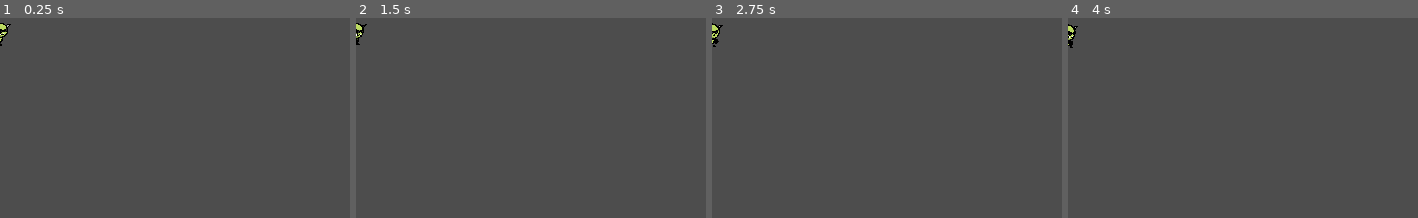
Above: before the commit, frames 1-4 (left to right).
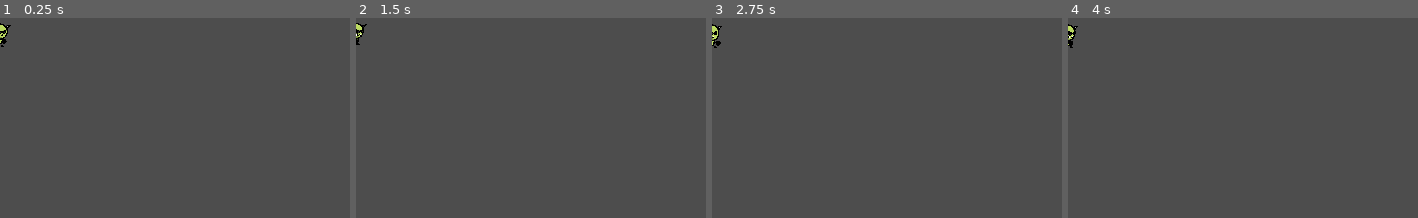
Above: after the commit, the same moments.

Repository: thalyssonDEV/chaotic-cupid
Game: Godot game, scene res://entities/enemies/enemy2(green)/enemy_green.tscn
Same seed, same stepped clock (60 frames per second), same inputs: the game is played once before the commit and once after it. The project has no main scene, so this scene is started directly.
Inputs:
- Up to frame 1 (0.25 s): no input
- Up to frame 2 (1.5 s): hold D (ui_right) 0.53-1.28 s; hold S (ui_down) from 1.28 s (still down)
- Up to frame 3 (2.75 s): release S (ui_down) at 2.03 s; hold D (ui_right) from 2.03 s (still down)
- Up to frame 4 (4 s): release D (ui_right) at 2.78 s; hold W (ui_up) 2.78-3.53 s; hold A (ui_left) from 3.53 s (still down)
The pictures show only the part of the screen within x 0-50%, y 0-50%; the shares and areas given below are measured in that part.

The runs differ from the first frame. In frame 1, 0.1% of the frame differs, in the area x 0-4%, y 2-15%; in frame 2, nothing differs; in frame 3, 0.1%; in frame 4, nothing differs.
Error after the commit: Invalid access to property or key 'global_position' on a base object of type 'Nil'. (res://entities/enemies/scripts/enemy.gd:25)

Commit message:
feat: basic implementation of the enemies move

Diff:
--- a/entities/enemies/enemy1(red)/enemy_red.tscn
+++ b/entities/enemies/enemy1(red)/enemy_red.tscn
@@ -1,6 +1,7 @@
-[gd_scene load_steps=21 format=3 uid="uid://dk880qg0jnk8k"]
+[gd_scene load_steps=22 format=3 uid="uid://dk880qg0jnk8k"]
 
 [ext_resource type="Texture2D" uid="uid://b4k3r0fj6r6nr" path="res://entities/enemies/enemy1(red)/assets/animations/walk/walk_0.png" id="1_cb02b"]
+[ext_resource type="Script" path="res://entities/enemies/scripts/enemy.gd" id="1_tgfwr"]
 [ext_resource type="Texture2D" uid="uid://bfvdxyta1uj4p" path="res://entities/enemies/enemy1(red)/assets/animations/death/death_0.png" id="1_vpxik"]
 [ext_resource type="Texture2D" uid="uid://blkph53do2icb" path="res://entities/enemies/enemy1(red)/assets/animations/death/death_1.png" id="2_im6q2"]
 [ext_resource type="Texture2D" uid="uid://x33w23fw2g4w" path="res://entities/enemies/enemy1(red)/assets/animations/walk/walk_1.png" id="2_k6jvy"]
@@ -91,13 +92,14 @@
 height = 10.0
 
 [node name="EnemyRed" type="CharacterBody2D"]
+script = ExtResource("1_tgfwr")
 
 [node name="AnimatedSprite2D" type="AnimatedSprite2D" parent="."]
 scale = Vector2(0.02, 0.02)
 sprite_frames = SubResource("SpriteFrames_08d3s")
 animation = &"walk"
 autoplay = "walk"
-frame_progress = 0.629073
+frame_progress = 0.560437
 
 [node name="CollisionShape2D" type="CollisionShape2D" parent="."]
 position = Vector2(0, 9)
--- a/entities/enemies/enemy2(green)/enemy_green.tscn
+++ b/entities/enemies/enemy2(green)/enemy_green.tscn
@@ -1,5 +1,6 @@
-[gd_scene load_steps=21 format=3 uid="uid://bc8tajkj20xr8"]
+[gd_scene load_steps=22 format=3 uid="uid://bc8tajkj20xr8"]
 
+[ext_resource type="Script" path="res://entities/enemies/scripts/enemy.gd" id="1_afv3l"]
 [ext_resource type="Texture2D" uid="uid://cyteseupikaet" path="res://entities/enemies/enemy2(green)/assets/animations/death/death_0.png" id="1_iyjnj"]
 [ext_resource type="Texture2D" uid="uid://c7cqtxky6l0kr" path="res://entities/enemies/enemy2(green)/assets/animations/death/death_1.png" id="2_6lawm"]
 [ext_resource type="Texture2D" uid="uid://ci6w37mul0jh2" path="res://entities/enemies/enemy2(green)/assets/animations/death/death_2.png" id="3_2mi6p"]
@@ -91,13 +92,14 @@
 height = 10.0
 
 [node name="EnemyGreen" type="CharacterBody2D"]
+script = ExtResource("1_afv3l")
 
 [node name="AnimatedSprite2D" type="AnimatedSprite2D" parent="."]
 scale = Vector2(0.02, 0.02)
 sprite_frames = SubResource("SpriteFrames_1bpp5")
 animation = &"walk"
 autoplay = "walk"
-frame_progress = 0.49329
+frame_progress = 0.979294
 
 [node name="CollisionShape2D" type="CollisionShape2D" parent="."]
 position = Vector2(0, 9)
--- a/entities/enemies/enemy3(purple)/enemy_purple.tscn
+++ b/entities/enemies/enemy3(purple)/enemy_purple.tscn
@@ -1,5 +1,6 @@
-[gd_scene load_steps=21 format=3 uid="uid://dvq57ccxk345w"]
+[gd_scene load_steps=22 format=3 uid="uid://dvq57ccxk345w"]
 
+[ext_resource type="Script" path="res://entities/enemies/scripts/enemy.gd" id="1_aglsp"]
 [ext_resource type="Texture2D" uid="uid://c1nw5fxnq456i" path="res://entities/enemies/enemy3(purple)/assets/animations/death/death_0.png" id="1_s1q0n"]
 [ext_resource type="Texture2D" uid="uid://m5t1ypaoeepx" path="res://entities/enemies/enemy3(purple)/assets/animations/death/death_1.png" id="2_uvkqo"]
 [ext_resource type="Texture2D" uid="uid://benmfe684n08p" path="res://entities/enemies/enemy3(purple)/assets/animations/death/death_2.png" id="3_tjjhi"]
@@ -91,13 +92,14 @@
 height = 10.0
 
 [node name="EnemyPurple" type="CharacterBody2D"]
+script = ExtResource("1_aglsp")
 
 [node name="AnimatedSprite2D" type="AnimatedSprite2D" parent="."]
 scale = Vector2(0.02, 0.02)
 sprite_frames = SubResource("SpriteFrames_d0d6k")
 animation = &"walk"
 autoplay = "walk"
-frame_progress = 0.0212321
+frame_progress = 0.066484
 
 [node name="CollisionShape2D" type="CollisionShape2D" parent="."]
 position = Vector2(0, 9)
--- /dev/null
+++ b/entities/enemies/scripts/enemy.gd
@@ -0,0 +1,26 @@
+extends CharacterBody2D
+
+class_name Enemy
+
+@export_category("Settings enemy")
+@export var speed : float = 25.0;
+
+## variável para ter uma referência ao player
+@onready var player = null;
+## referência ao nó d animações do inimigo
+@onready var animation := get_node("AnimatedSprite2D");
+
+func _ready() -> void:
+	## pega a referência do player que está na global
+	player = Global.playerNode;
+
+
+func _process(delta) -> void:
+	## chamada da função para o inimigo seguir o player
+	followPlayer();
+	move_and_slide()
+
+## função para o inimigo seguir o player
+func followPlayer() -> void:
+	var _directionPlayer : Vector2 = position.direction_to(player.global_position);
+	velocity = _directionPlayer * speed;
--- a/entities/player/scripts/player.gd
+++ b/entities/player/scripts/player.gd
@@ -9,7 +9,8 @@
 @onready var animation := get_node("AnimatedSprite2D") as AnimatedSprite2D;
 
 func _ready() -> void:
-	pass
+	## informa a global que esta classe é o player
+	Global.playerNode = self;
 
 
 func _process(delta) -> void:
--- a/project.godot
+++ b/project.godot
@@ -13,6 +13,10 @@
 config/name="Chaotic cupid"
 config/features=PackedStringArray("4.2", "GL Compatibility")
 config/icon="res://icon.svg"
+
+[autoload]
+
+Global="*res://scenes/global.tscn"
 
 [display]
 
--- /dev/null
+++ b/scenes/global.tscn
@@ -0,0 +1,6 @@
+[gd_scene load_steps=2 format=3 uid="uid://d1h0sspijx0uy"]
+
+[ext_resource type="Script" path="res://scripts/Global.gd" id="1_1nbf6"]
+
+[node name="Global" type="Node2D"]
+script = ExtResource("1_1nbf6")
--- /dev/null
+++ b/scenes/teste.tscn
@@ -0,0 +1,20 @@
+[gd_scene load_steps=5 format=3 uid="uid://5krt14o2jkwj"]
+
+[ext_resource type="PackedScene" uid="uid://kgkbpmskjjvh" path="res://entities/player/scenes/player.tscn" id="1_h8o3r"]
+[ext_resource type="PackedScene" uid="uid://dk880qg0jnk8k" path="res://entities/enemies/enemy1(red)/enemy_red.tscn" id="2_50l5b"]
+[ext_resource type="PackedScene" uid="uid://bc8tajkj20xr8" path="res://entities/enemies/enemy2(green)/enemy_green.tscn" id="3_eyeub"]
+[ext_resource type="PackedScene" uid="uid://dvq57ccxk345w" path="res://entities/enemies/enemy3(purple)/enemy_purple.tscn" id="4_bs3h8"]
+
+[node name="Teste" type="Node2D"]
+
+[node name="Player" parent="." instance=ExtResource("1_h8o3r")]
+position = Vector2(97, 105)
+
+[node name="EnemyRed" parent="." instance=ExtResource("2_50l5b")]
+position = Vector2(213, 49)
+
+[node name="EnemyGreen" parent="." instance=ExtResource("3_eyeub")]
+position = Vector2(36, 13)
+
+[node name="EnemyPurple" parent="." instance=ExtResource("4_bs3h8")]
+position = Vector2(172, 134)
--- /dev/null
+++ b/scripts/Global.gd
@@ -0,0 +1,4 @@
+extends Node2D
+
+## referência ao player
+var playerNode = null;
